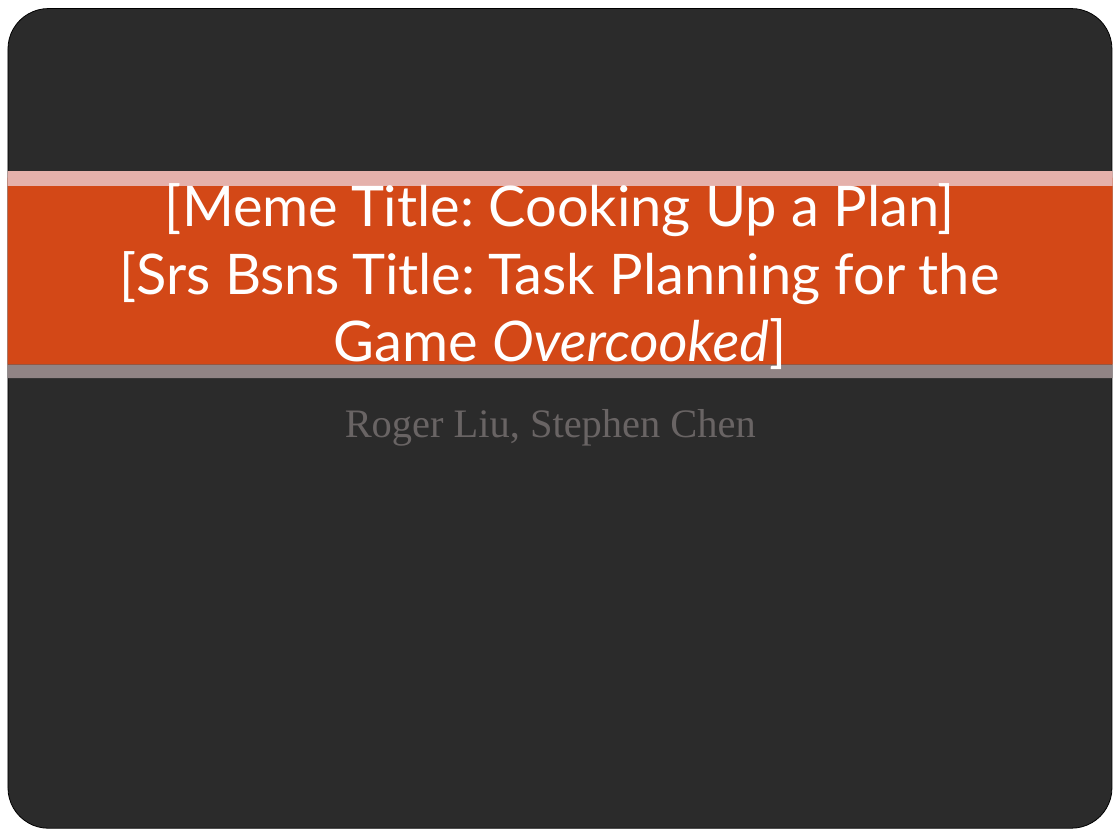
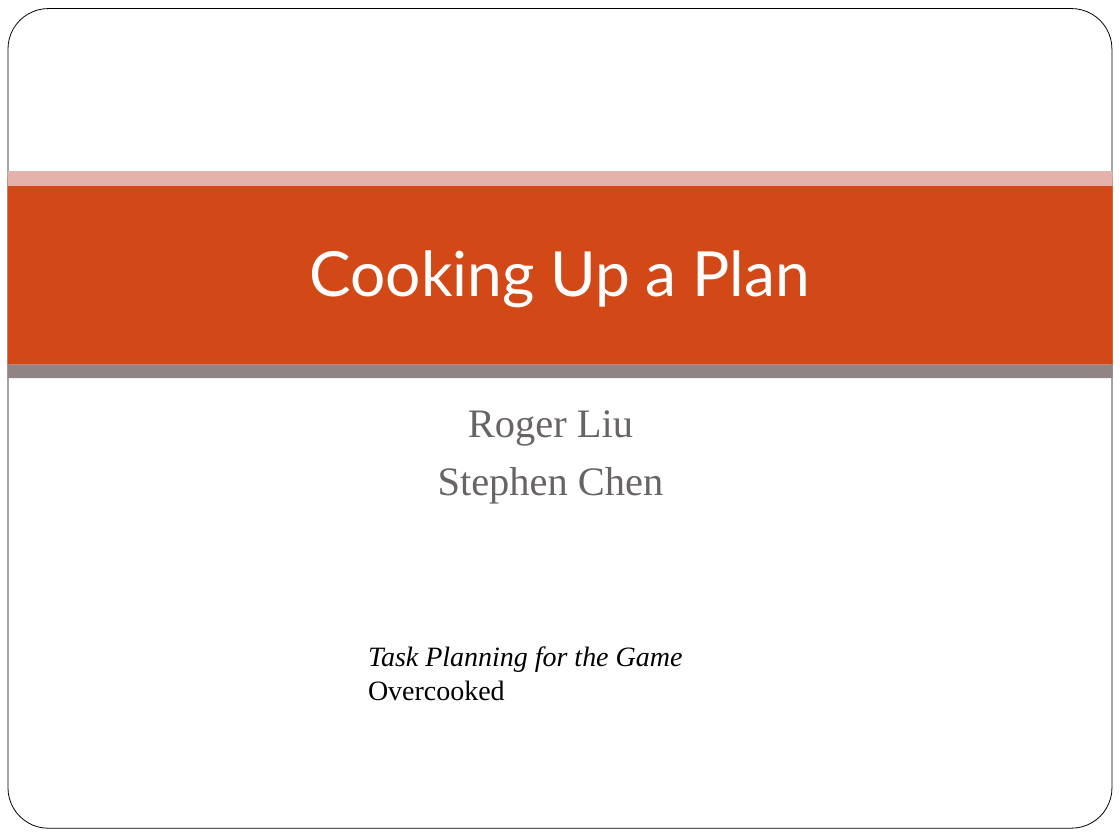
Before and after one commit to FourSwordKirby/OvercookedAI, a slide deck: slide 1 of Overcooked AI.pptx. Drawn at 1120x840 pixels with LibreOffice and Linux fonts; fonts in the diff are those of the drawing; background and template pictures are left out; a plain dark background stands for a picture behind light text. Boxes give left, top, right and bottom in pixels: in the first picture for what was removed or moved away, otherwise in the second. Text is boxed around its words. In the diff, an @@ line names an element or a change of style, - is before the commit and + after.

Commit message:
Added related works. Picked both titles. Changed bullets on Approach slightly.

```diff
--- a/Overcooked AI.pptx
+++ b/Overcooked AI.pptx
@@ rectangle removed at (x1=0, y1=0, x2=1120, y2=840) @@
@@ title at (x1=310, y1=250, x2=810, y2=308): text changed; size 36 to 40 pt @@
-[Meme Title: Cooking Up a Plan]
-[Srs Bsns Title: Task Planning for the Game Overcooked]
+Cooking Up a Plan
@@ subtitle at (x1=438, y1=410, x2=663, y2=503): text changed @@
-Roger Liu, Stephen Chen
+Roger Liu
+Stephen Chen
@@ text added at (x1=368, y1=646, x2=683, y2=701), 18 pt, text #000000, italic @@
+Task Planning for the Game Overcooked
```
Also in this commit, not shown: 3 other slides changed.
